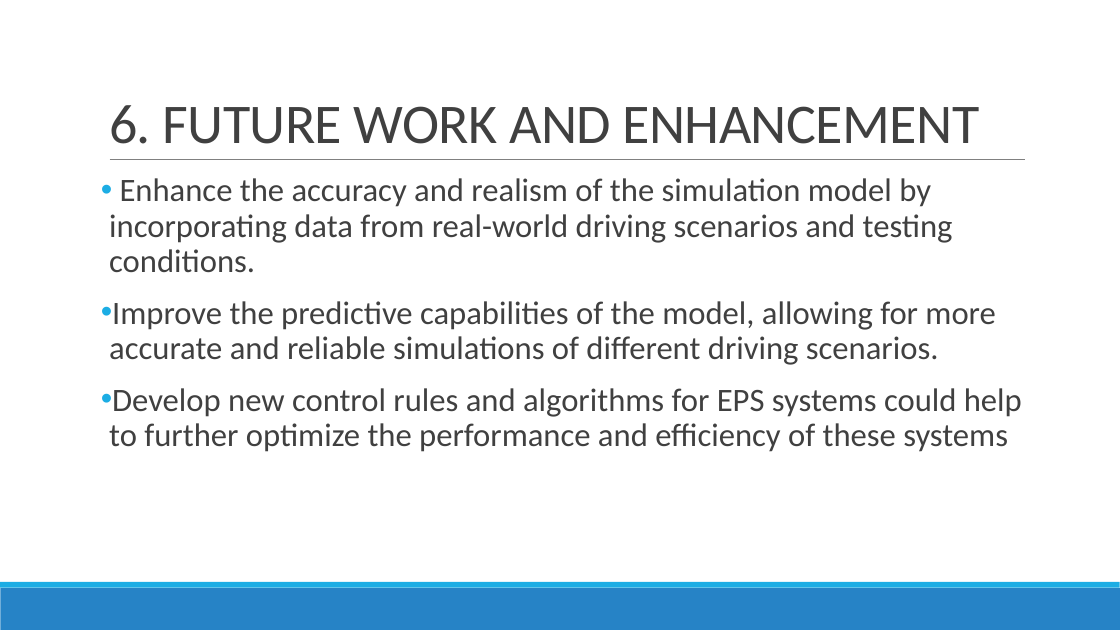
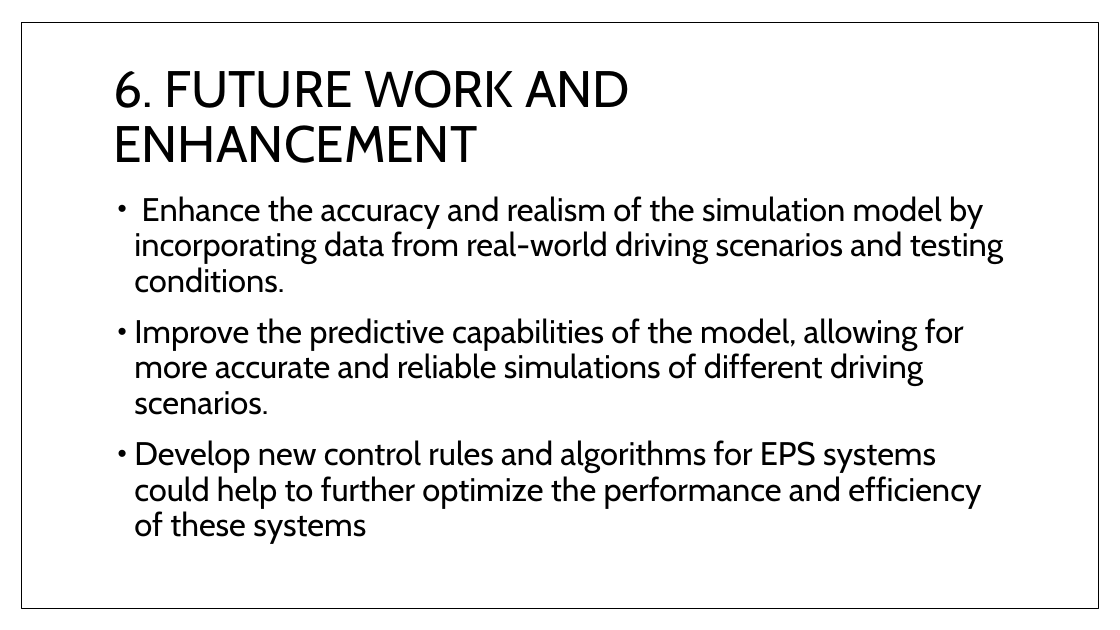
Before and after one commit to Bminhhh/CapsoneProject, a slide deck: slide 19 of duy/CAPSTONE PROJECT/CAPSTONE PROJECT REPORT.pptx. Drawn at 1120x630 pixels with LibreOffice and Linux fonts; fonts in the diff are those of the drawing. Boxes give left, top, right and bottom in pixels: in the first picture for what was removed or moved away, otherwise in the second. Text is boxed around its words. In the diff, an @@ line names an element or a change of style, - is before the commit and + after.

```diff
--- a/duy/CAPSTONE PROJECT/CAPSTONE PROJECT REPORT.pptx
+++ b/duy/CAPSTONE PROJECT/CAPSTONE PROJECT REPORT.pptx
@@ rectangle added at box(21, 23, 1098, 608), fill #FFFFFF, outline #000000 1 pt @@
@@ title "6. FUTURE WORK AND ENHANCEMENT": place and size @@
-title "6. FUTURE WORK AND ENHANCEMENT" at box(109, 105, 980, 144)
+title "6. FUTURE WORK AND ENHANCEMENT" at box(113, 70, 630, 163)
@@ title "6. FUTURE WORK AND ENHANCEMENT" at box(113, 70, 630, 163): size 48 to 44 pt, font Calibri to Cabin, text colour #404040 to #000000, letter spacing -0.5 to 0 pt; line spacing 0.85 to 0.9; vertical alignment bottom to middle @@
@@ line removed from (110, 160) to (1026, 160) @@
@@ text "Enhance the accuracy and realism ...": place and size @@
-text "Enhance the accuracy and realism ..." at box(109, 178, 1022, 452)
+text "Enhance the accuracy and realism ..." at box(134, 196, 1003, 544)
@@ text "Enhance the accuracy and realism ..." at box(134, 196, 1003, 544): font Calibri to Cabin, text colour #404040 to #000000; indent changed; bullet colour #1CADE4 to #000000 @@
@@ rectangle removed at box(0, 588, 1120, 630) @@
@@ rectangle removed at box(0, 582, 1120, 588) @@
```
Also in this commit, not shown: 17 other slides changed, 2 slides added, 2 slides removed, 7 other files.
